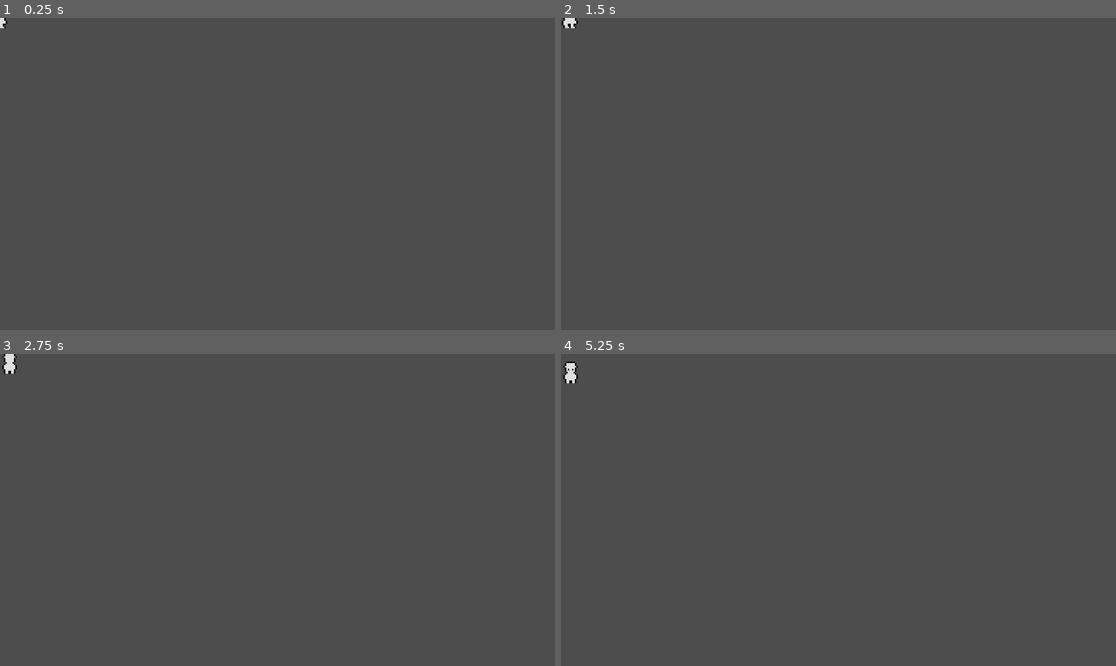
Above: before the commit, frames 1-4 (two rows, left to right).
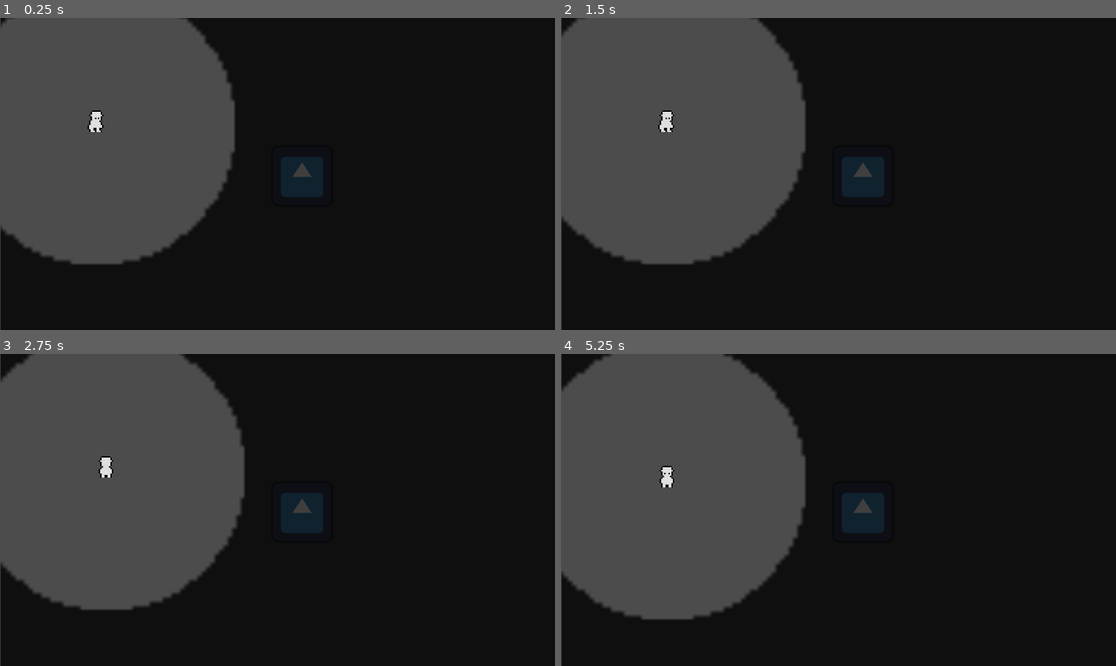
Above: after the commit, the same moments.

Repository: kraschowetz/StarvingWerewolfProblems
Game: Godot game, scene res://Scenes/Day.tscn
Two runs of this game, one before a commit and one after it. Both use one fixed random seed, a clock stepped at 60 frames per second and the inputs below. The engine's default icon, where the game draws it, is replaced by a stand-in: a white triangle on a blue panel in a dark square.
Inputs:
- Up to frame 1 (0.25 s): no input
- Up to frame 2 (1.5 s): tap Enter at 0.5 s; tap A (a) at 0.6 s; tap D (d) at 0.8, 1.35 s; tap Space at 1.25 s
- Up to frame 3 (2.75 s): tap S (s) at 1.55, 2.1 s; tap Enter at 2 s; tap W (w) at 2.3 s
- Up to frame 4 (5.25 s): tap Space at 2.75, 4.25 s; tap W (w) at 2.85 s; tap A (a) at 3.05, 3.6 s; tap Enter at 3.5 s; tap D (d) at 3.8, 4.35 s; tap S (s) at 4.55, 5.1 s

The runs differ from the first frame. In frame 1, 71% of the frame differs, in the area x 0-100%, y 0-100%; in frame 2, 69%; in frame 3, 69%; in frame 4, 68%.

Commit message:
LIKE A RAY VOID OV THE SUN

Diff:
--- a/Scenes/Day.tscn
+++ b/Scenes/Day.tscn
@@ -1,7 +1,9 @@
-[gd_scene load_steps=27 format=3 uid="uid://4hwpaayci2wa"]
+[gd_scene load_steps=32 format=3 uid="uid://4hwpaayci2wa"]
 
 [ext_resource type="Texture2D" uid="uid://caj2cmjocrm6u" path="res://Sprites/Player/PlayerHuman.png" id="1_4k54i"]
 [ext_resource type="Script" path="res://Scripts/Player/PlayerDay.gd" id="1_uisi5"]
+[ext_resource type="Texture2D" uid="uid://dsb4hn8gqmnxh" path="res://icon.svg" id="3_kcssh"]
+[ext_resource type="Texture2D" uid="uid://u5mgyub5oytg" path="res://Sprites/New Piskel.png" id="3_nnb3q"]
 
 [sub_resource type="AtlasTexture" id="AtlasTexture_h0h7y"]
 atlas = ExtResource("1_4k54i")
@@ -193,12 +195,24 @@
 [sub_resource type="RectangleShape2D" id="RectangleShape2D_3flkv"]
 size = Vector2(33, 21)
 
+[sub_resource type="CanvasTexture" id="CanvasTexture_mcw8l"]
+
+[sub_resource type="RectangleShape2D" id="RectangleShape2D_xuwrj"]
+size = Vector2(128, 128)
+
+[sub_resource type="OccluderPolygon2D" id="OccluderPolygon2D_xa4dk"]
+polygon = PackedVector2Array(-64, -64, 64, -64, 64, 64, -64, 64)
+
 [node name="World" type="Node2D"]
 
 [node name="Player" type="CharacterBody2D" parent="."]
+position = Vector2(200, 216)
 script = ExtResource("1_uisi5")
 
 [node name="AnimatedSprite2D" type="AnimatedSprite2D" parent="Player"]
+light_mask = 2
+visibility_layer = 2
+z_index = 5
 scale = Vector2(3, 3)
 sprite_frames = SubResource("SpriteFrames_41emr")
 animation = &"WalkUp"
@@ -206,3 +220,38 @@
 [node name="CollisionShape2D" type="CollisionShape2D" parent="Player"]
 position = Vector2(-1.5, 10.5)
 shape = SubResource("RectangleShape2D_3flkv")
+
+[node name="PointLight2D" type="PointLight2D" parent="Player"]
+position = Vector2(1, 8.99999)
+scale = Vector2(9, 9)
+shadow_enabled = true
+shadow_color = Color(0, 0, 0, 1)
+texture = ExtResource("3_nnb3q")
+
+[node name="Sprite2D" type="Sprite2D" parent="."]
+modulate = Color(0.239216, 0.239216, 0.239216, 1)
+z_index = -100
+position = Vector2(583.25, 325.25)
+scale = Vector2(1163.5, 651.5)
+texture = SubResource("CanvasTexture_mcw8l")
+
+[node name="StaticBody2D" type="StaticBody2D" parent="."]
+position = Vector2(627, 328)
+metadata/_edit_group_ = true
+
+[node name="Sprite2D" type="Sprite2D" parent="StaticBody2D"]
+texture = ExtResource("3_kcssh")
+
+[node name="CollisionShape2D" type="CollisionShape2D" parent="StaticBody2D"]
+shape = SubResource("RectangleShape2D_xuwrj")
+
+[node name="LightOccluder2D" type="LightOccluder2D" parent="StaticBody2D"]
+occluder = SubResource("OccluderPolygon2D_xa4dk")
+
+[node name="ShadowFengShueiLuckFromAnimalCrossing" type="PointLight2D" parent="."]
+position = Vector2(587.25, 335.75)
+scale = Vector2(1175.5, 672.5)
+color = Color(0.752941, 0.752941, 0.752941, 1)
+blend_mode = 1
+shadow_color = Color(0, 0, 0, 1)
+texture = ExtResource("3_nnb3q")
Binary file added: Sprites/New Piskel.png
Not shown, added: Sprites/New Piskel.png.import
